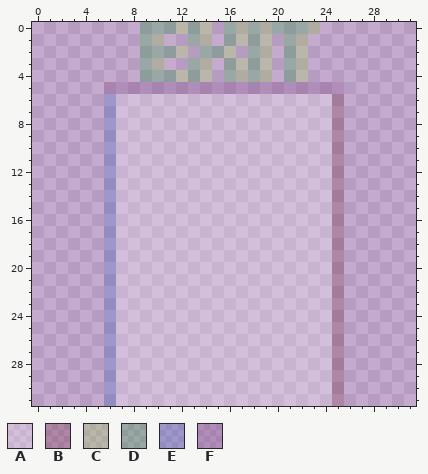
Two states of a pixel-art sprite, data/textures/F-texture.png. The first picture shows the starting point.
The file is 128x128 pixels, drawn in blocks of 4x4; one block is one cell here.
Palette (. is transparent): A #ffffff3f  B #73172d3f  C #9cdb433f  D #14a02e3f  E #285cc43f  F #793a803f
Now the later version:
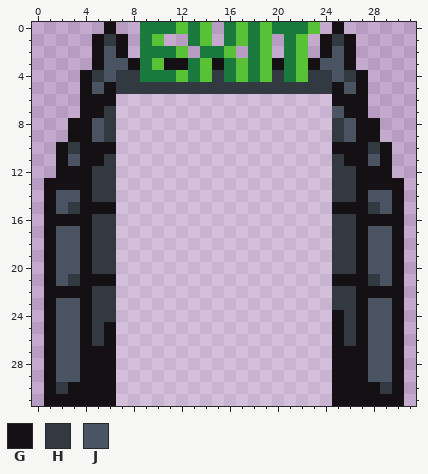
Colours new in this view: G #141013  H #333941  J #4a5462
Edits made:
colour C: #9cdb433f -> #59c135
colour D: #14a02e3f -> #1a7a3e
y 0: x 6 . -> G; x 25 . -> G
y 1: x 5..7 ... -> GHG; x 24..26 ... -> GHG
y 2: x 5..7 ... -> GJG; x 24..26 ... -> GJG
y 3: x 5..8 .... -> GJJG; x 11..12 .. -> GG; x 15 . -> G; x 20 . -> G; x 23..26 .... -> GJJG
y 4: x 4..8 ..... -> GHJHH; x 15 . -> H; x 20 . -> H; x 23..27 ..... -> HHJHG
y 5: x 4..27 ..FFFFFFFFFFFFFFFFFFFF.. -> GJGHHHHHHHHHHHHHHHHHHGJG
y 6: x 4..6 ..E -> GGG; x 25..27 B.. -> GGG
y 7: x 4..6 ..E -> GGH; x 25..27 B.. -> JGG
y 8..9: x 3..6 ...E -> GGJH; x 25..28 B... -> HJGG
y 10: x 2..6 ....E -> GHGGG; x 25..29 B.... -> GGGHG
y 11: x 2..6 ....E -> GJGGH; x 25..29 B.... -> HGGJG
y 12: x 2..6 ....E -> GGGHH; x 25..29 B.... -> HHGGG
y 13: x 1..6 .....E -> GGGGHH; x 25..30 B..... -> HHGGGG
y 14: x 1..6 .....E -> GJJGHH; x 25..30 B..... -> HHGJJG
y 15: x 1..6 .....E -> GJHGGG; x 25..30 B..... -> GGGHJG
y 16: x 1..6 .....E -> GGGGHH; x 25..30 B..... -> HHGGGG
y 17..20: x 1..6 .....E -> GJJGHH; x 25..30 B..... -> HHGJJG
y 21: x 1..6 .....E -> GJHGGG; x 25..30 B..... -> GGGHJG
y 22: x 1..6 .....E -> GGGGHH; x 25..30 B..... -> HHGGGG
y 23: x 1..6 .....E -> GJJGHH; x 25..30 B..... -> HHGJJG
y 24: x 1..6 .....E -> GJJGHH; x 25..30 B..... -> GHGJJG
y 25..26: x 1..6 .....E -> GJJGHG; x 25..30 B..... -> GHGJJG
y 27..29: x 1..6 .....E -> GJJGGG; x 25..30 B..... -> GGGJJG
y 30: x 1..6 .....E -> GHGGGG; x 25..30 B..... -> GGGGHG
y 31: x 1..6 .....E -> GGGGGG; x 25..30 B..... -> GGGGGG
